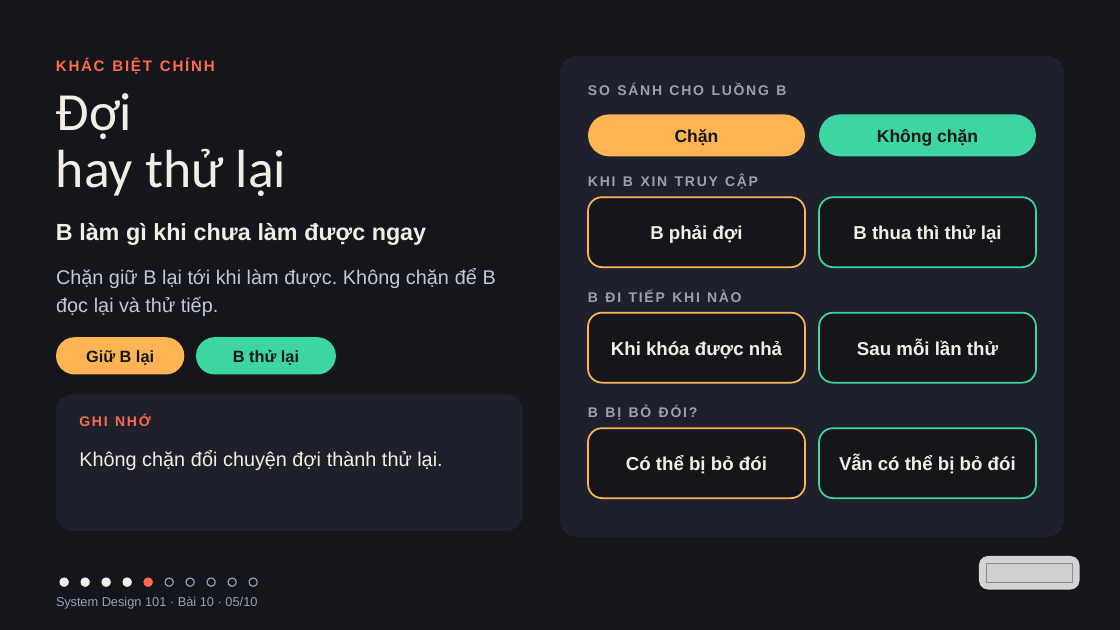
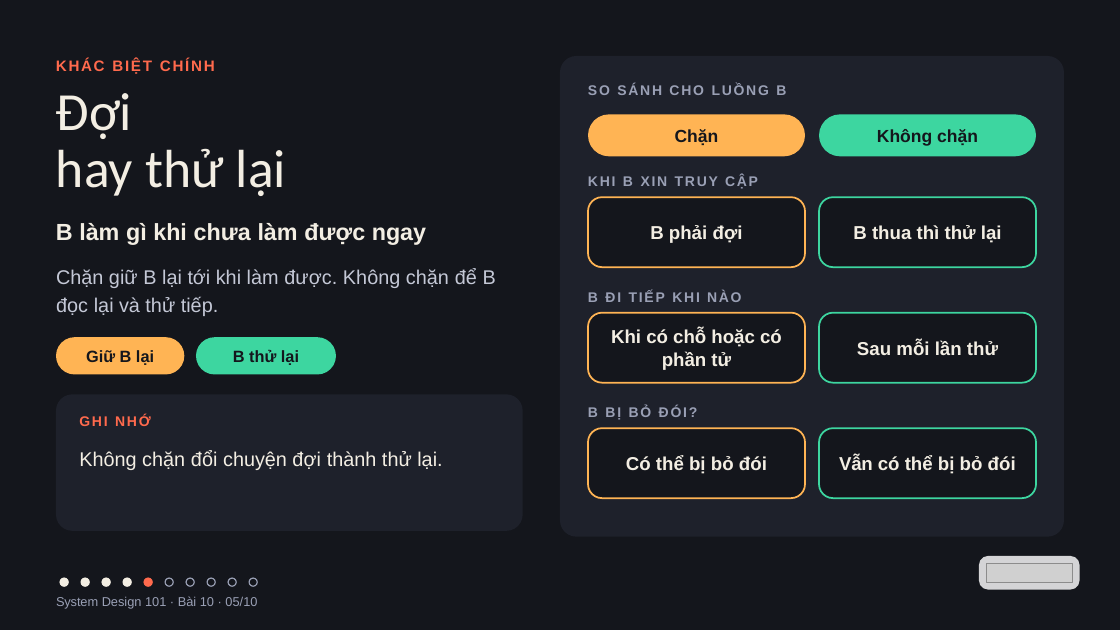
Before and after one commit to vohoailinh90/tool-marketing-studio, a slide deck: slide 5 of system-design-101/vi/lessons/sd-10-010/slides/sd-10-010.pptx. Drawn at 1120x630 pixels with LibreOffice and Linux fonts; fonts in the diff are those of the drawing; grey boxes stand for pictures. Boxes give left, top, right and bottom in pixels: in the first picture for what was removed or moved away, otherwise in the second. Text is boxed around its words. In the diff, an @@ line names an element or a change of style, - is before the commit and + after.

```diff
--- a/system-design-101/vi/lessons/sd-10-010/slides/sd-10-010.pptx
+++ b/system-design-101/vi/lessons/sd-10-010/slides/sd-10-010.pptx
@@ text in rounded rectangle at (611, 329, 782, 370): text changed @@
-Khi khóa được nhả
+Khi có chỗ hoặc có phần tử
```
Also in this commit, not shown: 3 other slides changed.
